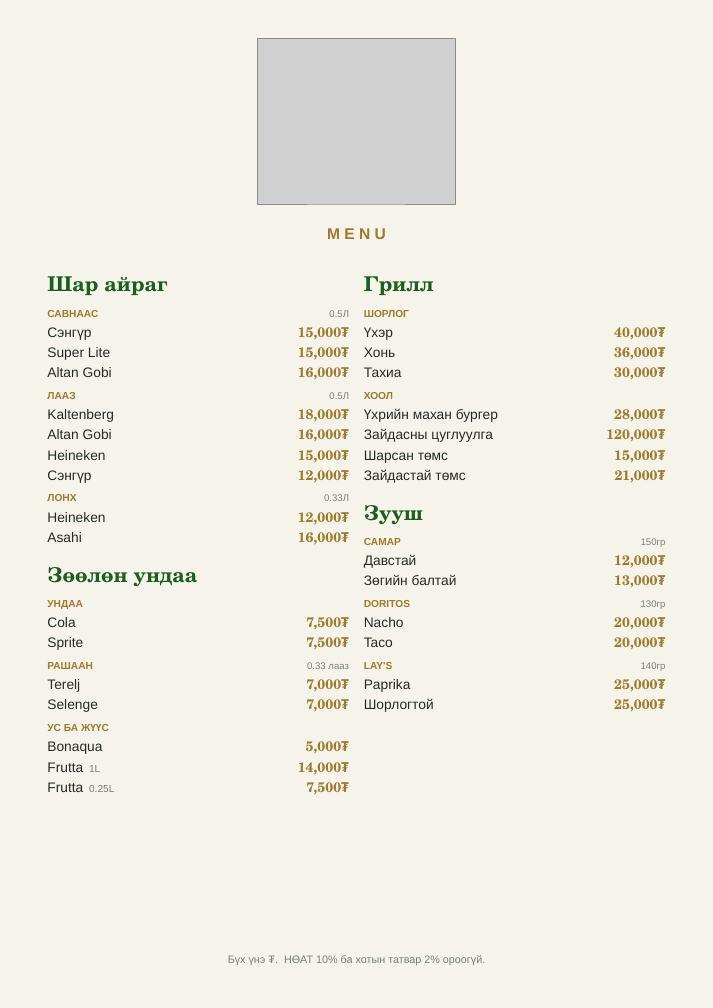
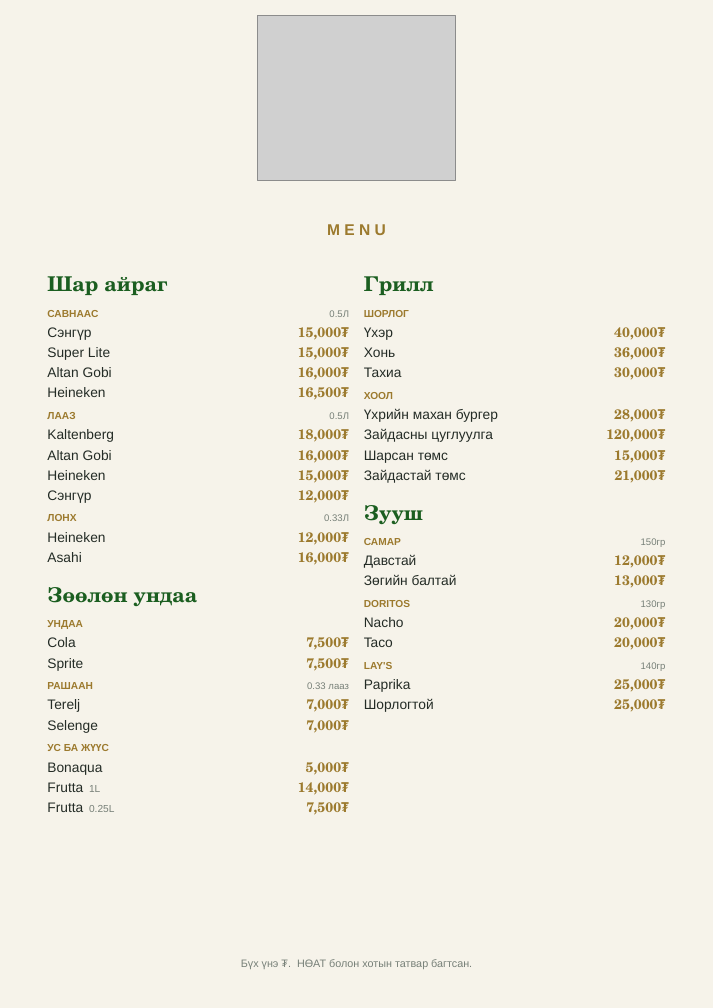
Before and after one commit to jvkhae/Continental-C-Garden-, a slide deck: slide 1 of print/C-Garden-Menu-A4.pptx. Drawn at 713x1008 pixels with LibreOffice and Linux fonts; fonts in the diff are those of the drawing; grey boxes stand for pictures. Boxes give left, top, right and bottom in pixels: in the first picture for what was removed or moved away, otherwise in the second. Text is boxed around its words. In the diff, an @@ line names an element or a change of style, - is before the commit and + after.

```diff
--- a/print/C-Garden-Menu-A4.pptx
+++ b/print/C-Garden-Menu-A4.pptx
@@ picture: place and size @@
-picture at <box>257,39,455,204</box>
+picture at <box>257,16,455,181</box>
@@ text "M E N U": place and size @@
-text "M E N U" at <box>327,228,386,239</box>
+text "M E N U" at <box>327,224,386,235</box>
@@ text at <box>298,387,349,400</box>: paragraph added @@
+Heineken 16,500₮
@@ text at <box>241,959,472,969</box>: text changed @@
-Бүх үнэ ₮. НӨАТ 10% ба хотын татвар 2% ороогүй.
+Бүх үнэ ₮. НӨАТ болон хотын татвар багтсан.
```
Also in this commit, not shown: 3 other files.
